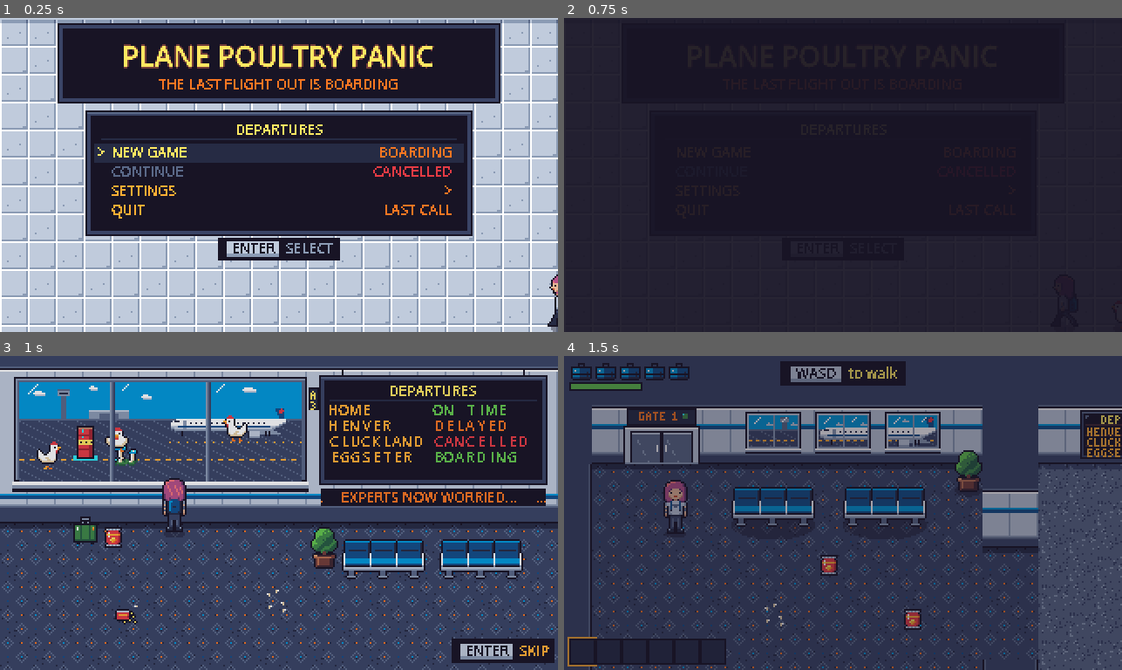
Above: before the commit, frames 1-4 (two rows, left to right).
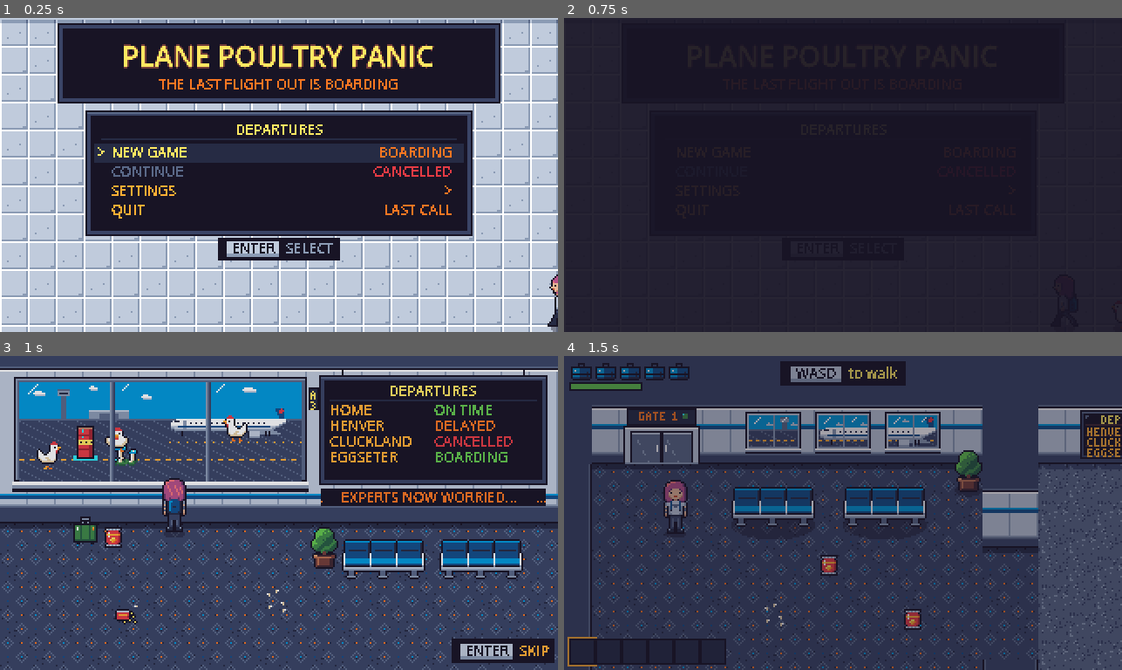
Above: after the commit, the same moments.

Repository: mvdmakesthings/PlanePoultryPanic
Game: Godot game, scene res://scenes/ui/main_menu.tscn
Same seed, same stepped clock (60 frames per second), same inputs: the game is played once before the commit and once after it.
Inputs (mouse positions are in pixels of both pictures, inside the frame that each line leads up to):
- Up to frame 1 (0.25 s): no input
- Up to frame 2 (0.75 s): tap Enter (ui_accept) at 0.5 s; move the mouse to (965, 159) at 0.52 s; hold D (move_right) from 0.53 s (still down); hold G (drop_item) from 0.53 s (still down); click (965, 159) at 0.67 s
- Up to frame 3 (1 s): keep holding D (move_right); keep holding G (drop_item); tap Enter (ui_accept) at 0.77 s
- Up to frame 4 (1.5 s): tap Enter (ui_accept) at 1.07 s; release D (move_right) at 1.25 s; release G (drop_item) at 1.25 s; drag from (731, 528) to (815, 575) at 1.27 s

Frames 1-2 are identical in both runs. In frame 3, 1.6% of the frame differs, in the area x 59-95%, y 15-34%; in frame 4, nothing differs.

Commit message:
Draw departure board text as whole words
The opening cutscene's board centered each letter in a fixed 6px cell,
but the pixel font is proportional: wide letters (H, N, W) crowded their
neighbors and narrow ones (E, L, I) left gaps, so destinations read like
"H ENVER". Draw each destination and status as a single string, keeping
the two columns aligned.

Diff:
--- a/game/scripts/cutscenes/opening.gd
+++ b/game/scripts/cutscenes/opening.gd
@@ -44,10 +44,10 @@
 const AMANDA_AT := Vector2(100, 102)
 const RUN_SPEED := 120.0
 
-## Departure board columns, in characters, and each character's cell.
-const DEST_CHARS := 9
+## Departure board columns: letters in a status, and where the status
+## column starts, in pixels from the destinations.
 const STATUS_CHARS := 9
-const CELL := 6.0
+const STATUS_X := 60.0
 const BOARD_ROW_HEIGHT := 9.0
 ## A flipping board row settles one letter at a time, this far apart.
 const FLAP_STEP := 0.07
@@ -476,21 +476,16 @@
 	for i in board_rows.size():
 		var y := inner.position.y + 20.0 + i * BOARD_ROW_HEIGHT
 		var x := inner.position.x + 3.0
-		_draw_cells(canvas, font, Vector2(x, y), board_rows[i]["dest"], BoardMenu.LABEL)
+		canvas.draw_string(font, Vector2(x, y), board_rows[i]["dest"], HORIZONTAL_ALIGNMENT_LEFT, -1,
+			BoardMenu.FONT_SIZE, BoardMenu.LABEL)
 		var status := row_status(i)
 		var color: Color = board_rows[i]["color"]
 		if status != board_rows[i]["status"] and status != "BOARDING":
 			color = BoardMenu.STATUS
-		_draw_cells(canvas, font, Vector2(x + (DEST_CHARS + 1) * CELL, y), status, color)
-
-
-## Draws text one letter per fixed-width cell, like split-flap modules.
-func _draw_cells(canvas: CanvasItem, font: Font, pos: Vector2, text: String, color: Color) -> void:
-	for i in text.length():
-		# Centered by hand: a width limit would drop letters wider than a cell.
-		var width := font.get_string_size(text[i], HORIZONTAL_ALIGNMENT_LEFT, -1, BoardMenu.FONT_SIZE).x
-		canvas.draw_string(font, Vector2(pos.x + i * CELL + roundf((CELL - width) / 2.0), pos.y), text[i],
-			HORIZONTAL_ALIGNMENT_LEFT, -1, BoardMenu.FONT_SIZE, color)
+		# Whole words, not a letter per fixed cell: the font's letters vary
+		# in width, so cells left gaps beside narrow ones and crowded wide ones.
+		canvas.draw_string(font, Vector2(x + STATUS_X, y), status, HORIZONTAL_ALIGNMENT_LEFT, -1,
+			BoardMenu.FONT_SIZE, color)
 
 
 ## The news ticker: the mushroom story, crawling past on a loop.
